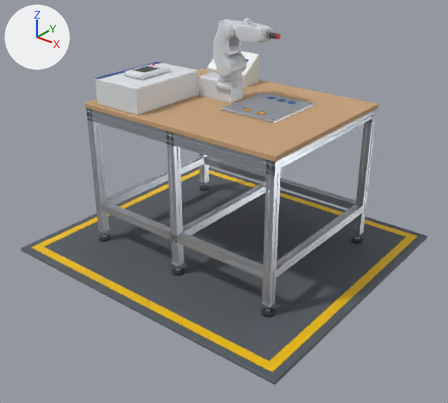
The glTF model assets/models/motomini.glb, before and after one commit.
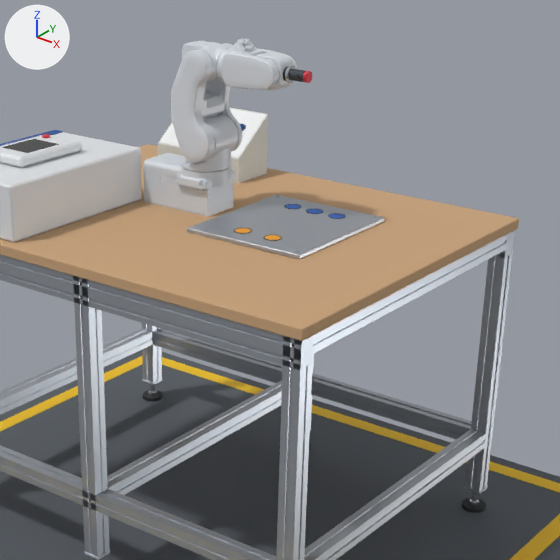
Old and new are each drawn whole from a 50 mm lens placed at (1.826, -2.325, 1.625), pointed at (0.115, -0.187, 0.299) and again close up on the part from 29% to 89% of the width and 0% to 66% of the height. Arrows for +X, +Y and +Z are at upper left; the lights stay in place. The first two pictures are the older version. Where no turn or scale is listed for an object, it has been applied to the vertices.

In view in the first close-up: 'link_B', 'link_L', 'link_R', 'link_S', 'link_U', 'static_alu', 'static_base', 'static_cabinet', 'static_ctrl', 'static_warn', 'static_white', 'static_wood', 'static_yaskawa' and 7 more.
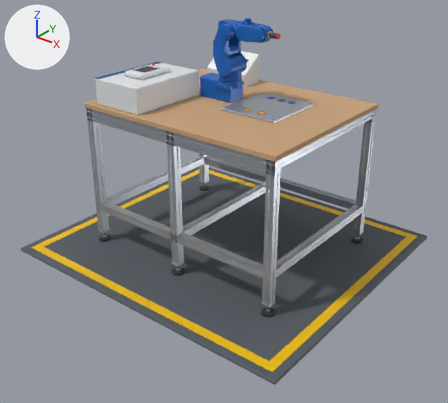
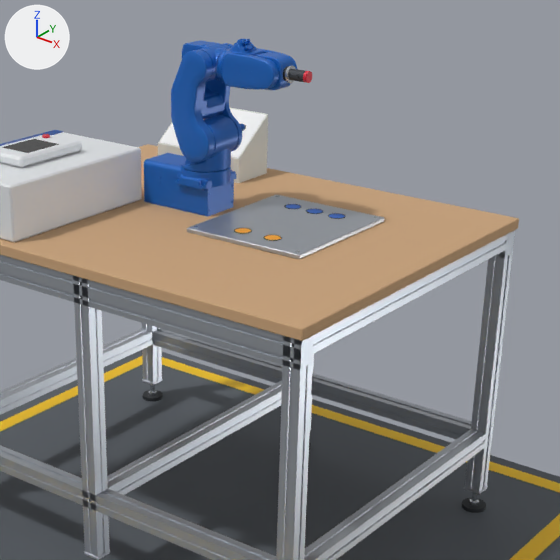
Where the change shows, as pixel boxes (x1, y1, x2, y2) in the close-ups (560 x 560 px):
'link_L', recoloured (white to blue)
    both: (171, 43, 242, 162)
'static_yaskawa', recoloured (white to blue)
    both: (144, 153, 237, 216)
'link_R', recoloured (white to blue)
    both: (217, 39, 297, 89)
'link_S', recoloured (white to blue)
    both: (181, 115, 238, 172)
'link_U', recoloured (white to blue)
    both: (182, 41, 231, 81)
'link_B', recoloured (white to blue)
    both: (256, 52, 294, 90)

Edits to the bpy script that builds the scene:
```text
Change mat_yaskawa:
    mat_yaskawa.base_color: (0.723, 0.768, 0.823) -> (0.0075, 0.13, 0.527)  # white #dde3ea -> blue #1565c0
```
